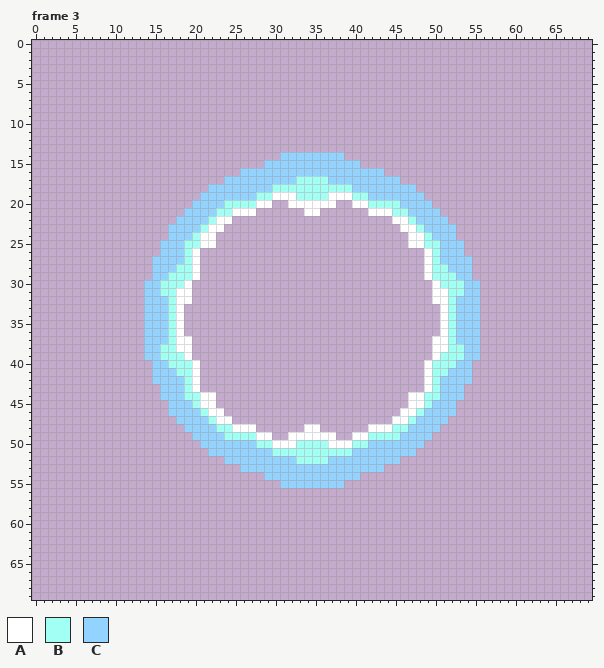
Pixel-art file, stored at Imagen/Sprites/Asprites/Pulso D-10.aseprite. Above: the version before the commit.
70x70 pixels, 7 frames. Shown: frame 3. The commit also changed other frames, which this record leaves out.
Palette (. is transparent): A #ffffff  B #a2fff3  C #92d3ff
Pixels before, frame 3 (only the part around the change), first column x 4:
11 ..........................................................
12 ..........................................................
13 ..........................................................
14 ...........................CCCCCCCC.......................
15 .........................CCCCCCCCCCCC.....................
16 ......................CCCCCCCCCCCCCCCCCC..................
17 ....................CCCCCCCCCBBBBCCCCCCCCC................
18 ..................CCCCCCCCBBBBBBBBBBCCCCCCCC..............
19 .................CCCCCCCBBAAABBBBAAABBCCCCCCC.............
20 ................CCCCBBBBAA..AAAAAA..AABBBBCCCC............
21 ...............CCCCBBAAA......AA......AAABBCCCC...........
22 ..............CCCCBAA....................AABCCCC..........
23 .............CCCCBAA......................AABCCCC.........
24 .............CCCBAA........................AABCCC.........
25 ............CCCBBAA........................AABBCCC........
26 ............CCCBA............................ABCCC........
27 ...........CCCCBA............................ABCCCC.......
28 ...........CCCBBA............................ABBCCC.......
29 ...........CCBBBA............................ABBBCC.......
30 ..........CCBBBA..............................ABBBCC......
31 ..........CCBBAA..............................AABBCC......
32 ..........CCCBAA..............................AABCCC......
33 ..........CCCBA................................ABCCC......
34 ..........CCCBA................................ABCCC......
35 ..........CCCBA................................ABCCC......
36 ..........CCCBA................................ABCCC......
37 ..........CCCBAA..............................AABCCC......
38 ..........CCBBAA..............................AABBCC......
39 ..........CCBBBA..............................ABBBCC......
40 ...........CCBBBA............................ABBBCC.......
41 ...........CCCBBA............................ABBCCC.......
42 ...........CCCCBA............................ABCCCC.......
43 ............CCCBA............................ABCCC........
44 ............CCCBBAA........................AABBCCC........
45 .............CCCBAA........................AABCCC.........
46 .............CCCCBAA......................AABCCCC.........
47 ..............CCCCBAA....................AABCCCC..........
48 ...............CCCCBBAAA......AA......AAABBCCCC...........
49 ................CCCCBBBBAA..AAAAAA..AABBBBCCCC............
50 .................CCCCCCCBBAAABBBBAAABBCCCCCCC.............
51 ..................CCCCCCCCBBBBBBBBBBCCCCCCCC..............
52 ....................CCCCCCCCCBBBBCCCCCCCCC................
53 ......................CCCCCCCCCCCCCCCCCC..................
54 .........................CCCCCCCCCCCC.....................
55 ...........................CCCCCCCC.......................
56 ..........................................................
57 ..........................................................
58 ..........................................................
59 ..........................................................
After:
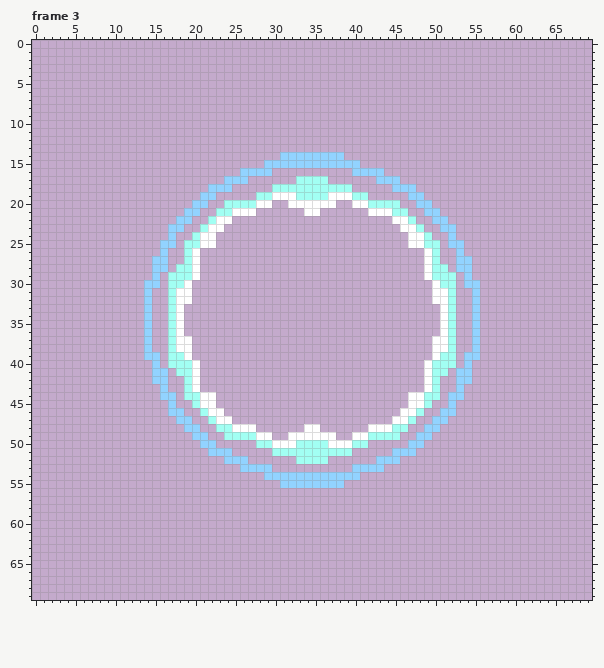
Diff:
Frame 3:
y 16: x 30..39 CCCCCCCCCC -> ..........
y 17: x 27..32 CCCCCC -> ......; x 37..42 CCCCCC -> ......
y 18: x 25..29 CCCCC -> .....; x 40..44 CCCCC -> .....
y 19: x 23..27 CCCCC -> .....; x 42..46 CCCCC -> .....
y 20: x 22..23 CC -> ..; x 46..47 CC -> ..
y 21: x 21..22 CC -> ..; x 47..48 CC -> ..
y 22: x 20..21 CC -> ..; x 48..49 CC -> ..
y 23: x 19..20 CC -> ..; x 49..50 CC -> ..
y 24: x 18..19 CC -> ..; x 50..51 CC -> ..
y 25: x 18 C -> .; x 51 C -> .
y 26..27: x 17..18 CC -> ..; x 51..52 CC -> ..
y 28: x 17 C -> .; x 52 C -> .
y 29: x 16 C -> .; x 53 C -> .
y 30: x 16 B -> .; x 53 B -> .
y 31: x 15..16 CB -> ..; x 53..54 BC -> ..
y 32..37: x 15..16 CC -> ..; x 53..54 CC -> ..
y 38: x 15..16 CB -> ..; x 53..54 BC -> ..
y 39: x 16 B -> .; x 53 B -> .
y 40: x 16 C -> .; x 53 C -> .
y 41: x 17 C -> .; x 52 C -> .
y 42..43: x 17..18 CC -> ..; x 51..52 CC -> ..
y 44: x 18 C -> .; x 51 C -> .
y 45: x 18..19 CC -> ..; x 50..51 CC -> ..
y 46: x 19..20 CC -> ..; x 49..50 CC -> ..
y 47: x 20..21 CC -> ..; x 48..49 CC -> ..
y 48: x 21..22 CC -> ..; x 47..48 CC -> ..
y 49: x 22..23 CC -> ..; x 46..47 CC -> ..
y 50: x 23..27 CCCCC -> .....; x 42..46 CCCCC -> .....
y 51: x 25..29 CCCCC -> .....; x 40..44 CCCCC -> .....
y 52: x 27..32 CCCCCC -> ......; x 37..42 CCCCCC -> ......
y 53: x 30..39 CCCCCCCCCC -> ..........
Changed places in both pictures, as pixel boxes (x1, y1, x2, y2):
erased: (152, 168, 472, 472)
